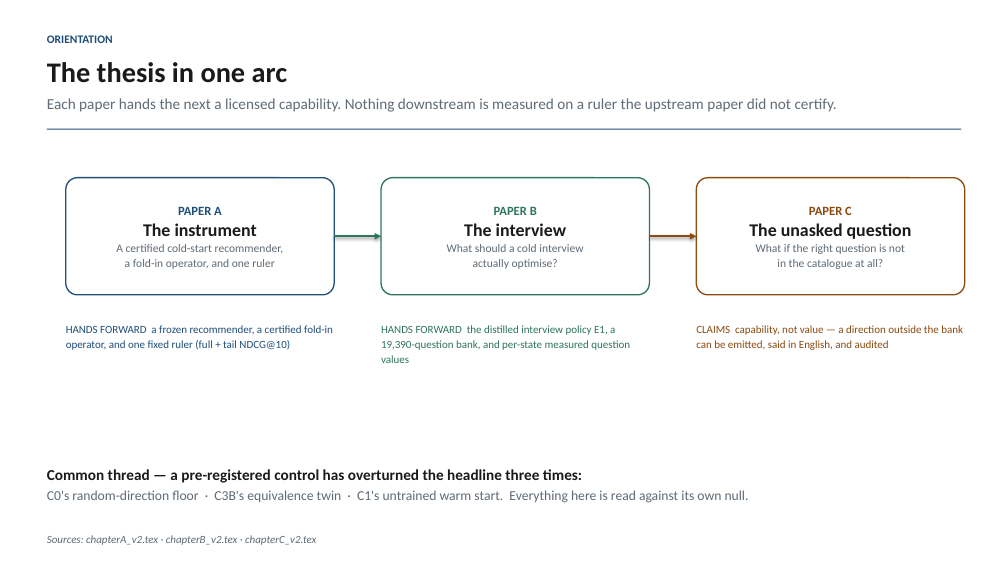
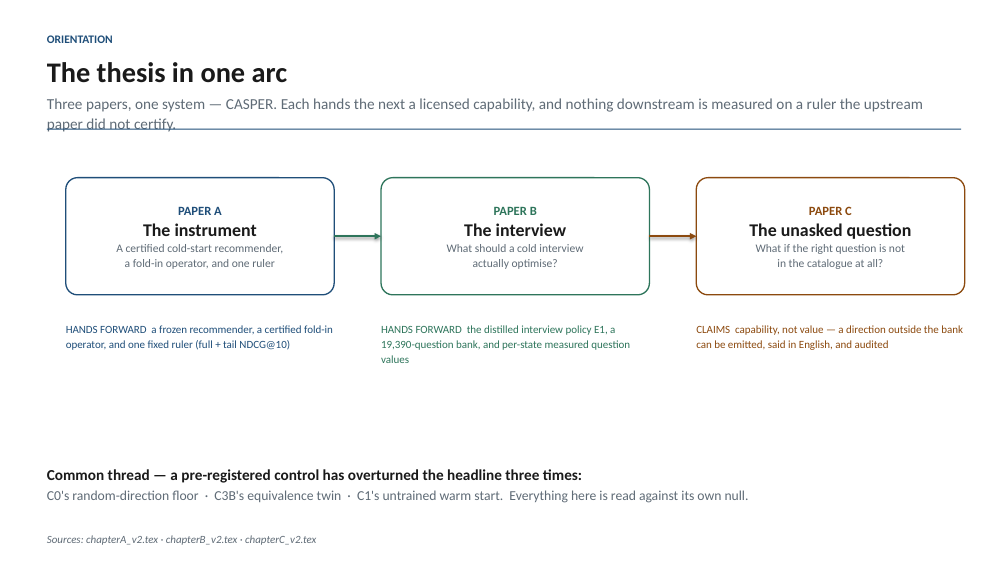
Before and after one commit to makarovaalexa-brch/casper, a slide deck: slide 2 of new_chapters/slides/casper_supervisor_2026-09.pptx. Drawn at 1008x567 pixels with LibreOffice and Linux fonts; fonts in the diff are those of the drawing. Boxes give left, top, right and bottom in pixels: in the first picture for what was removed or moved away, otherwise in the second. Text is boxed around its words. In the diff, an @@ line names an element or a change of style, - is before the commit and + after.

```diff
--- a/new_chapters/slides/casper_supervisor_2026-09.pptx
+++ b/new_chapters/slides/casper_supervisor_2026-09.pptx
@@ text at bbox=[47, 98, 923, 132]: text changed @@
-Each paper hands the next a licensed capability. Nothing downstream is measured on a ruler the upstream paper did not certify.
+Three papers, one system — CASPER. Each hands the next a licensed capability, and nothing downstream is measured on a ruler the upstream paper did not certify.
```
Also in this commit, not shown: 1 other slide changed, 7 other files.
